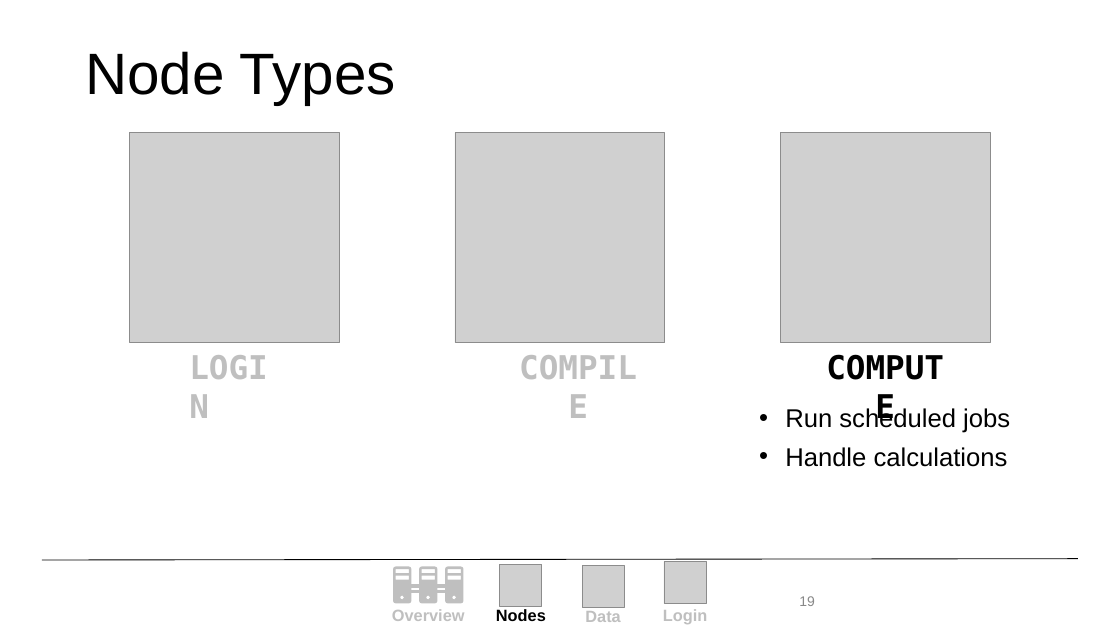
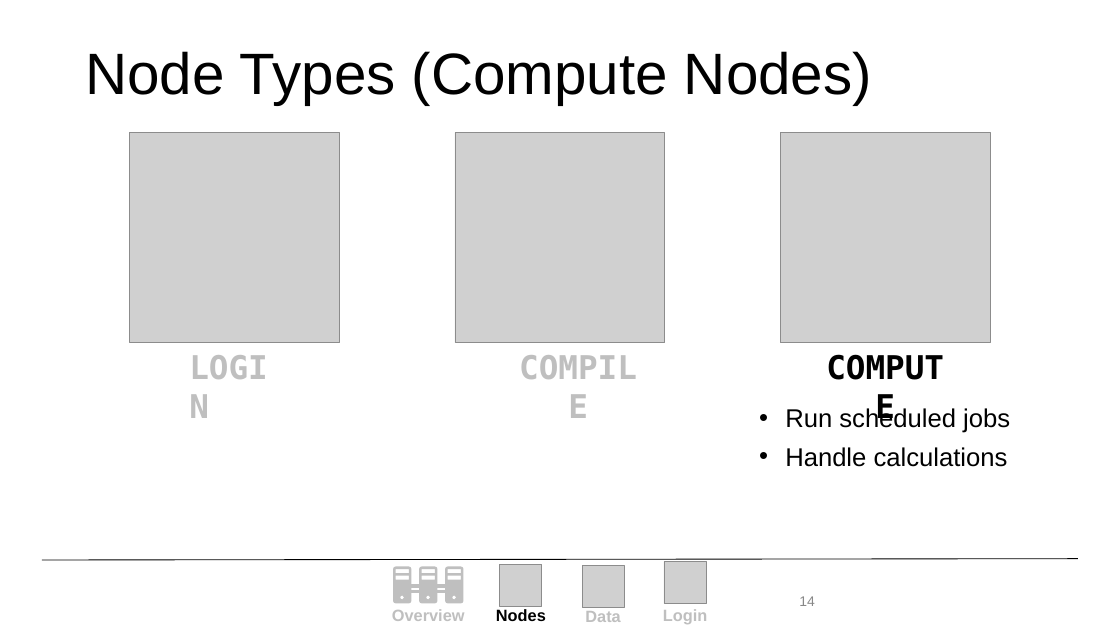
Before and after one commit to ResearchComputing/New_User_Seminar, a slide deck: slide 14 of Alpine_New_User_Seminar.pptx (slide 19 before the commit). Drawn at 1120x630 pixels with LibreOffice and Linux fonts; fonts in the diff are those of the drawing; grey boxes stand for pictures; background and template pictures are left out. Boxes give left, top, right and bottom in pixels: in the first picture for what was removed or moved away, otherwise in the second. Text is boxed around its words. In the diff, an @@ line names an element or a change of style, - is before the commit and + after.

```diff
--- a/Alpine_New_User_Seminar.pptx
+++ b/Alpine_New_User_Seminar.pptx
@@ title at (x1=85, y1=51, x2=872, y2=105): text changed @@
-Node Types
+Node Types (Compute Nodes)
@@ page number at (x1=799, y1=596, x2=815, y2=606): text changed @@
-19
+14
```
Also in this commit, not shown: 12 other slides changed, 9 slides removed, 1 other file.
